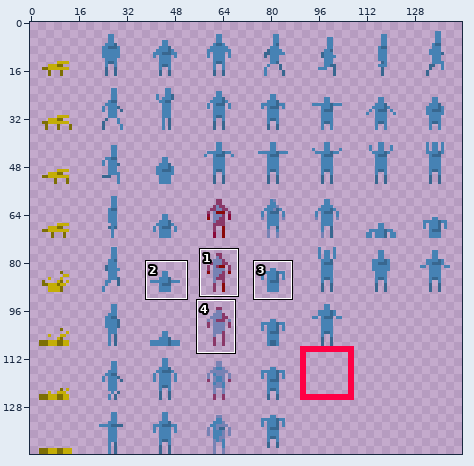
Sprite sheet -- media/images/sprites.png. Above, an overview of the earlier version with the close-up marked.
Close-up. Earlier state:
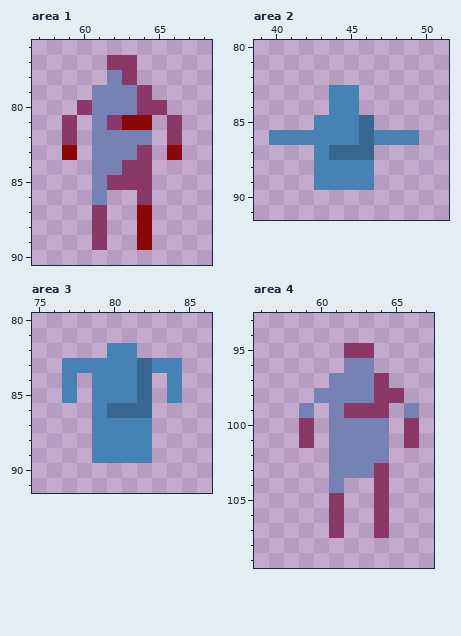
The file is 144x144 pixels. Shown: area 1: x 57..68, y 76..90; area 2: x 39..51, y 80..91; area 3: x 75..86, y 80..91; area 4: x 56..67, y 93..109. The commit also changed other parts of the picture, which this record leaves out.
The result:
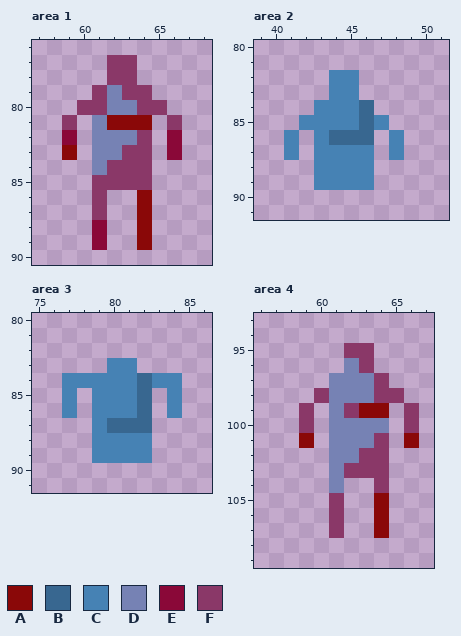
Palette (. is transparent): A #8a0808  B #386790  C #4682b4  D #7682b4  E #8a0838  F #8a3868
Diff:
--- area 1
@@ x 57..68 @@
 77 .....FF.....
-78 .....DF.....
-79 ....DDDF....
-80 ...FDDDFF...
-81 ..F.DFAA.F..
-82 ..F.DDDD.F..
-83 ..A.DDDF.A..
-84 ....DDFF....
-85 ....DFFF....
-86 ....D..F....
+78 .....FF.....
+79 ....FDFF....
+80 ...FFDDFF...
+81 ..F.DAAA.F..
+82 ..E.DDDF.E..
+83 ..A.DDFF.E..
+84 ....DFFF....
+85 ....FFFF....
+86 ....F..A....
 87 ....F..A....
-88 ....F..A....
-89 ....F..A....
+88 ....E..A....
+89 ....E..A....
 90 ............
--- area 2
@@ x 39..51 @@
 81 .............
-82 .............
+82 .....CC......
 83 .....CC......
-84 .....CC......
-85 ....CCCB.....
-86 .CCCCCCBCCC..
-87 ....CBBB.....
+84 ....CCCB.....
+85 ...CCCCBC....
+86 ..C.CBBB.C...
+87 ..C.CCCC.C...
 88 ....CCCC.....
--- area 3
@@ x 75..86 @@
 81 ............
-82 .....CC.....
-83 ..CCCCCBCC..
-84 ..C.CCCB.C..
+82 ............
+83 .....CC.....
+84 ..CCCCCBCC..
 85 ..C.CCCB.C..
-86 ....CBBB....
-87 ....CCCC....
+86 ..C.CCCB.C..
+87 ....CBBB....
 88 ....CCCC....
--- area 4
@@ x 56..67 @@
  95 ......FF....
- 96 ......DD....
+ 96 ......DF....
  97 .....DDDF...
- 98 ....DDDDFF..
- 99 ...D.DFFF.D.
+ 98 ....FDDDFF..
+ 99 ...F.DFAA.F.
 100 ...F.DDDD.F.
-101 ...F.DDDD.F.
-102 .....DDDD...
-103 .....DDDF...
+101 ...A.DDDF.A.
+102 .....DDFF...
+103 .....DFFF...
 104 .....D..F...
-105 .....F..F...
-106 .....F..F...
-107 .....F..F...
+105 .....F..A...
+106 .....F..A...
+107 .....F..A...
 108 ............
Boxes around the changes in both close-ups, in picture pixels (x1, y1, x2, y2):
changed: (62, 70, 182, 250)
changed: (269, 70, 419, 160)
changed: (62, 343, 182, 433)
changed: (299, 358, 419, 538)
